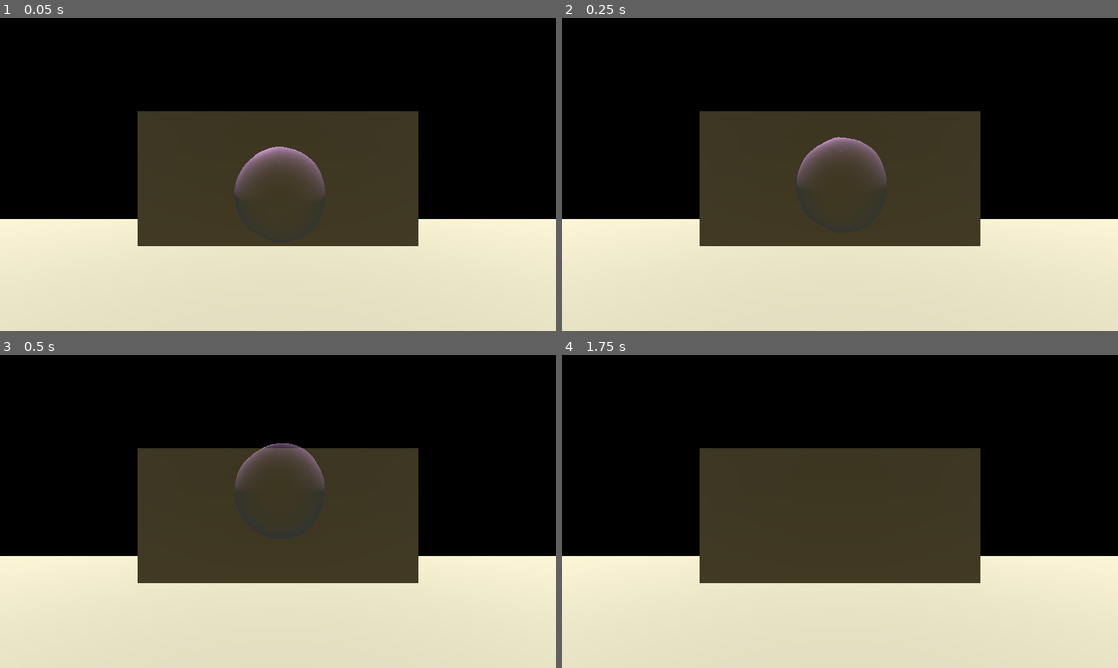
Above: before the commit, frames 1-4 (two rows, left to right).
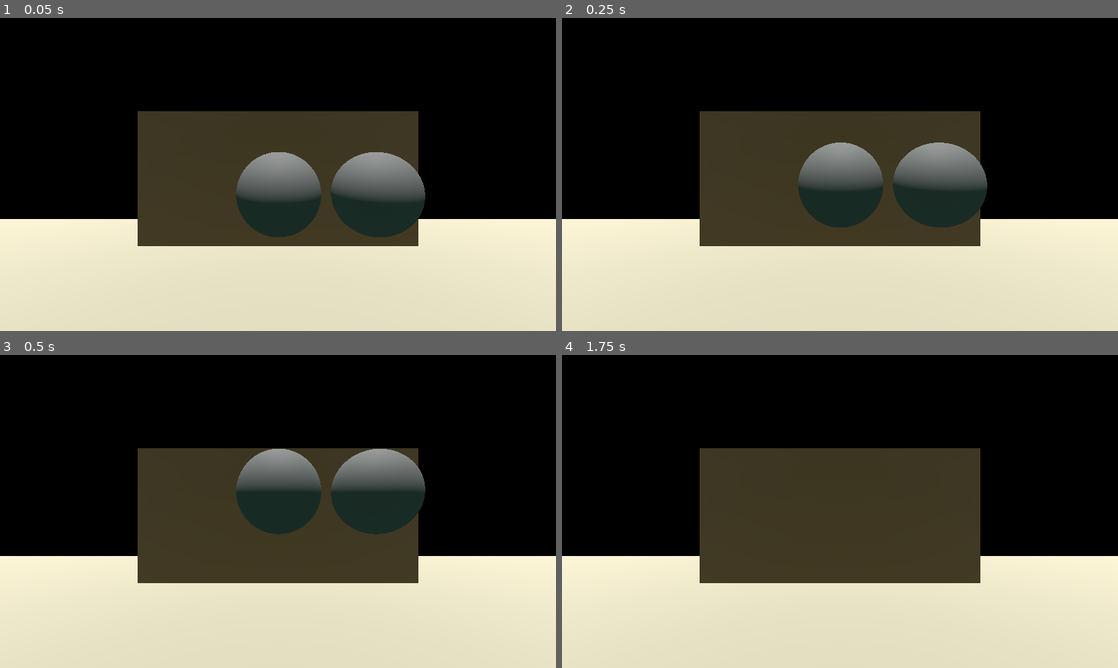
Above: after the commit, the same moments.

Repository: bastifpv/GGJ25
Game: Godot game, scene res://scenes/test_moritz.tscn
The game is run twice, just before and just after one commit, with the same random seed, the same clock (stepped at 60 frames per second) and the same inputs. This scene is started directly instead of the project's main scene.
Inputs:
- Up to frame 1 (0.05 s): no input
- Up to frame 2 (0.25 s): no input
- Up to frame 3 (0.5 s): no input
- Up to frame 4 (1.75 s): hold D (right) 0.53-1.28 s; hold S (down) from 1.28 s (still down)

The runs differ from the first frame. In frame 1, 6.8% of the frame differs, in the area x 42-77%, y 41-70%; in frame 2, 6.8%; in frame 3, 6.9%, in the area x 42-77%, y 28-59%; in frame 4, nothing differs.

Commit message:
update bubble shader

Diff:
--- a/project.godot
+++ b/project.godot
@@ -20,6 +20,10 @@
 window/size/viewport_width=1920
 window/size/viewport_height=1080
 window/stretch/mode="canvas_items"
+
+[dotnet]
+
+project/assembly_name="GGJ25"
 
 [input]
 
--- a/scenes/bubble.gdshader
+++ b/scenes/bubble.gdshader
@@ -5,7 +5,7 @@
 uniform float noise_sample_size = 0.5;
 uniform float animation_speed = 0.05;
 
-uniform vec4 bubble_color : source_color;
+instance uniform vec4 bubble_color : source_color;
 
 varying float height;
 
--- a/scenes/bubble.tscn
+++ b/scenes/bubble.tscn
@@ -17,7 +17,6 @@
 shader_parameter/height_multiplier = 0.1
 shader_parameter/noise_sample_size = 0.17
 shader_parameter/animation_speed = 0.035
-shader_parameter/bubble_color = Color(0.596022, 0.788675, 0.830208, 1)
 shader_parameter/surface_noise_texture = SubResource("NoiseTexture2D_1asoh")
 
 [sub_resource type="SphereMesh" id="SphereMesh_53kgs"]
@@ -28,6 +27,7 @@
 [node name="Bubble" type="RigidBody3D"]
 gravity_scale = -0.4
 script = ExtResource("1_ajy6j")
+bubbleColor = Color(0.353153, 0.654218, 0.635119, 1)
 
 [node name="BubbleMesh" type="MeshInstance3D" parent="."]
 mesh = SubResource("SphereMesh_53kgs")
--- a/scenes/test_moritz.tscn
+++ b/scenes/test_moritz.tscn
@@ -25,7 +25,11 @@
 
 [node name="Bubble" parent="." instance=ExtResource("1_r7eqm")]
 transform = Transform3D(1, 0, 0, 0, 1, 0, 0, 0, 1, 0.0083859, 0.857255, -0.00159264)
-bubbleColor = Color(0.892134, 0.649454, 0.926266, 1)
+bubbleColor = Color(2.88785e-06, 0.849464, 0.901969, 1)
+
+[node name="Bubble" parent="Bubble" instance=ExtResource("1_r7eqm")]
+transform = Transform3D(1, 0, 0, 0, 1, 0, 0, 0, 1, 1.14493, -0.000131965, -0.00159264)
+bubbleColor = Color(0.962034, 0.627699, 0.825571, 1)
 
 [node name="DirectionalLight3D" type="DirectionalLight3D" parent="."]
 transform = Transform3D(-0.0906504, 0.995883, -0.00071698, -0.0922144, -0.00767697, 0.99571, 0.991604, 0.0903276, 0.0925306, -2.03716, 3.54736, 0)
--- a/scripts/bubble.gd
+++ b/scripts/bubble.gd
@@ -14,5 +14,6 @@
 	_setBubbleColor(bubbleColor)
 
 func _setBubbleColor(color: Color):
-	var material = $BubbleMesh.get_active_material(0)
-	material.set_shader_parameter("bubble_color", color)
+	$BubbleMesh.set_instance_shader_parameter("bubble_color", color)
+	#var material = $BubbleMesh.get_active_material(0)
+	#material.set_shader_parameter("bubble_color", color)
Not shown: 1 places in scenes/test_moritz.tscn that only renumber resources
